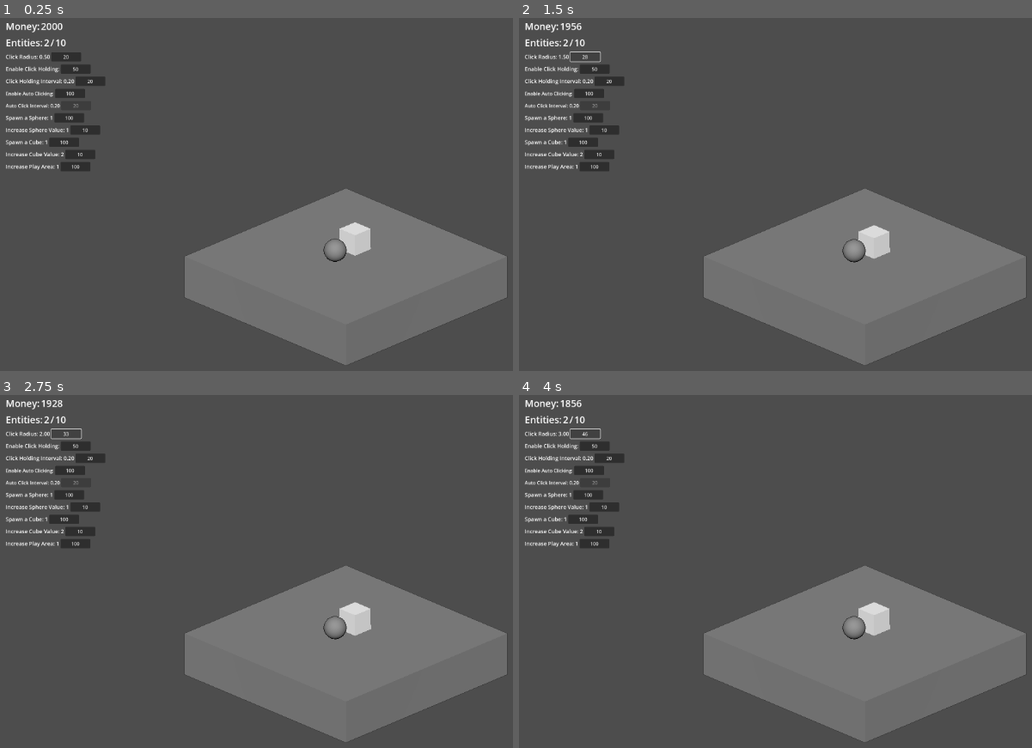
Above: before the commit, frames 1-4 (two rows, left to right).
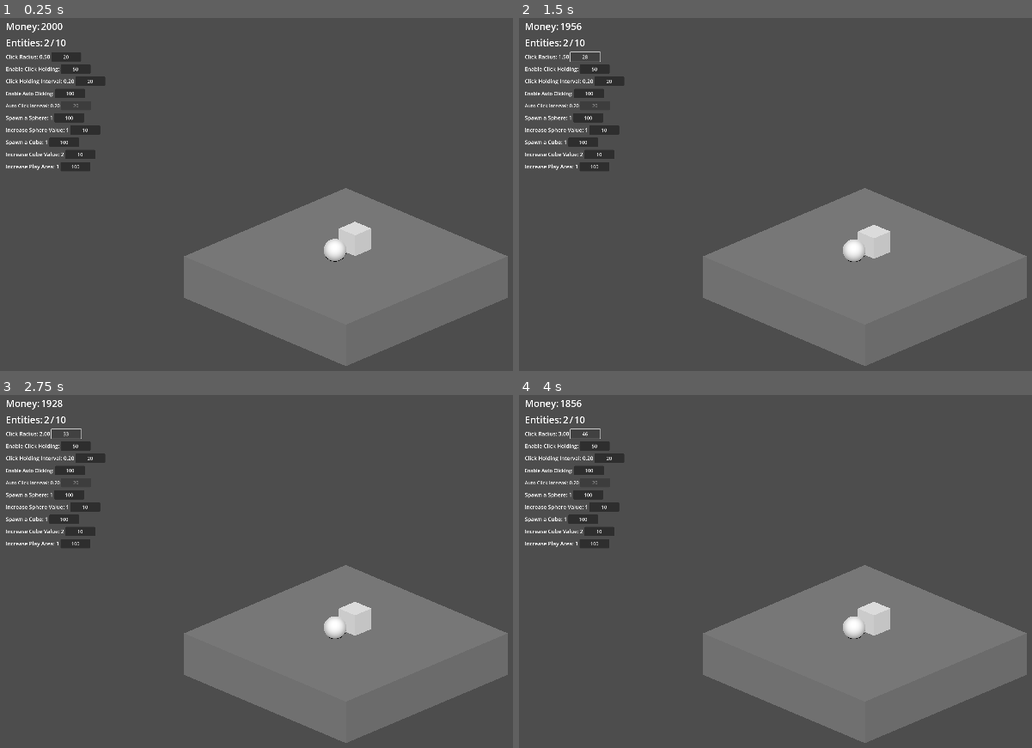
Above: after the commit, the same moments.

Repository: GabrielCirciu/pet-everything
Game: Godot game, scene res://MainScreen.tscn
Two runs of this game, one before a commit and one after it. Both use one fixed random seed, a clock stepped at 60 frames per second and the inputs below.
Inputs:
- Up to frame 1 (0.25 s): no input
- Up to frame 2 (1.5 s): click "20" at 0.5 s; click "24" at 1.25 s
- Up to frame 3 (2.75 s): click "28" at 2 s
- Up to frame 4 (4 s): click "33" at 2.75 s; click "39" at 3.5 s

The runs differ from the first frame. In frame 1, 1.2% of the frame differs, in the area x 1-99%, y 1-99%; in frame 2, 1.3%; in frame 3, 1.3%; in frame 4, 1.3%.

Commit message:
Camera zoom and pan added

Diff:
--- a/MainScreen.tscn
+++ b/MainScreen.tscn
@@ -1,25 +1,11 @@
-[gd_scene load_steps=13 format=3 uid="uid://bh7vlix0x2cxc"]
+[gd_scene load_steps=10 format=3 uid="uid://bh7vlix0x2cxc"]
 
 [ext_resource type="Script" uid="uid://ke11qpxkuxhb" path="res://scripts/game_manager.gd" id="1_2u4vx"]
-[ext_resource type="Shader" uid="uid://c81dduwigv7us" path="res://shaders/edge_detection.gdshader" id="1_b26h7"]
 [ext_resource type="Script" uid="uid://cbwem7ro7q515" path="res://scripts/click_manager.gd" id="3_click_manager"]
 [ext_resource type="PackedScene" uid="uid://w6tsy7wijstg" path="res://scenes/clickable_cube.tscn" id="4_7pmop"]
 [ext_resource type="PackedScene" uid="uid://dq0qrrxsaxj6j" path="res://scenes/clickable_sphere.tscn" id="4_453mu"]
 [ext_resource type="Script" uid="uid://banudf2ijx7mn" path="res://scripts/ui_manager.gd" id="4_ui_manager"]
 
-[sub_resource type="QuadMesh" id="QuadMesh_7pmop"]
-flip_faces = true
-size = Vector2(2, 2)
-
-[sub_resource type="ShaderMaterial" id="ShaderMaterial_a8wb5"]
-render_priority = 0
-shader = ExtResource("1_b26h7")
-shader_parameter/lightIntensity = 0.1
-shader_parameter/lineAlpha = 1.0
-shader_parameter/useLighting = true
-shader_parameter/lineHighlight = 0.5
-shader_parameter/lineShadow = 1.0
-
 [sub_resource type="BoxShape3D" id="BoxShape3D_ih8ls"]
 size = Vector3(10, 0.001, 10)
 
@@ -35,77 +21,58 @@
 
 [node name="MainScreen" type="Node3D"]
 
-[node name="SubViewportContainer" type="SubViewportContainer" parent="."]
-texture_filter = 1
-anchors_preset = 15
-anchor_right = 1.0
-anchor_bottom = 1.0
-grow_horizontal = 2
-grow_vertical = 2
-stretch = true
-
-[node name="SubViewport" type="SubViewport" parent="SubViewportContainer"]
-handle_input_locally = false
-size = Vector2i(1152, 648)
-render_target_update_mode = 4
-
-[node name="Camera" type="Camera3D" parent="SubViewportContainer/SubViewport"]
+[node name="Entities" type="Node3D" parent="."]
+unique_name_in_owner = true
+
+[node name="Cube" parent="Entities" instance=ExtResource("4_7pmop")]
+transform = Transform3D(1, 0, 0, 0, 1, 0, 0, 0, 1, 0.597447, 0.9178, -0.0304158)
+
+[node name="Sphere" parent="Entities" instance=ExtResource("4_453mu")]
+transform = Transform3D(1, 0, 0, 0, 1, 0, 0, 0, 1, -0.669778, 0.798294, 0)
+
+[node name="Environment" type="Node3D" parent="."]
+unique_name_in_owner = true
+
+[node name="Floor" type="StaticBody3D" parent="Environment"]
+collision_mask = 0
+
+[node name="CollisionShape3D" type="CollisionShape3D" parent="Environment/Floor"]
+shape = SubResource("BoxShape3D_ih8ls")
+
+[node name="MeshInstance3D" type="MeshInstance3D" parent="Environment/Floor"]
+transform = Transform3D(1, 0, 0, 0, 1, 0, 0, 0, 1, 0, -1, 0)
+mesh = SubResource("BoxMesh_453mu")
+
+[node name="Walls-Invisible" type="StaticBody3D" parent="Environment"]
+collision_layer = 4
+collision_mask = 0
+
+[node name="Right" type="CollisionShape3D" parent="Environment/Walls-Invisible"]
+transform = Transform3D(1, 0, 0, 0, 1, 0, 0, 0, 1, 5, 5, 0)
+shape = SubResource("BoxShape3D_i8u74")
+
+[node name="Left" type="CollisionShape3D" parent="Environment/Walls-Invisible"]
+transform = Transform3D(1, 0, 0, 0, 1, 0, 0, 0, 1, -5, 5, 0)
+shape = SubResource("BoxShape3D_i8u74")
+
+[node name="Back" type="CollisionShape3D" parent="Environment/Walls-Invisible"]
+transform = Transform3D(1, 0, 0, 0, 1, 0, 0, 0, 1, 0, 5, -5)
+shape = SubResource("BoxShape3D_453mu")
+
+[node name="Front" type="CollisionShape3D" parent="Environment/Walls-Invisible"]
+transform = Transform3D(1, 0, 0, 0, 1, 0, 0, 0, 1, 0, 5, 5)
+shape = SubResource("BoxShape3D_453mu")
+
+[node name="DirectionalLight3D" type="DirectionalLight3D" parent="."]
+transform = Transform3D(0.671721, 0.47618, -0.567489, 0, 0.766044, 0.642788, 0.740805, -0.431774, 0.514568, 0, 5, 0)
+
+[node name="Camera" type="Camera3D" parent="."]
 unique_name_in_owner = true
 transform = Transform3D(0.707107, 0.298836, -0.640857, 0, 0.906308, 0.422618, 0.707107, -0.298836, 0.640857, -23.5915, 18.0606, 23.27)
 keep_aspect = 0
 projection = 1
 current = true
 size = 30.0
-
-[node name="MeshInstance3D" type="MeshInstance3D" parent="SubViewportContainer/SubViewport/Camera"]
-extra_cull_margin = 16384.0
-mesh = SubResource("QuadMesh_7pmop")
-surface_material_override/0 = SubResource("ShaderMaterial_a8wb5")
-
-[node name="Entities" type="Node3D" parent="SubViewportContainer/SubViewport"]
-unique_name_in_owner = true
-
-[node name="Cube" parent="SubViewportContainer/SubViewport/Entities" instance=ExtResource("4_7pmop")]
-transform = Transform3D(1, 0, 0, 0, 1, 0, 0, 0, 1, 0.597447, 0.9178, -0.0304158)
-
-[node name="Sphere" parent="SubViewportContainer/SubViewport/Entities" instance=ExtResource("4_453mu")]
-transform = Transform3D(1, 0, 0, 0, 1, 0, 0, 0, 1, -0.669778, 0.798294, 0)
-
-[node name="Environment" type="Node3D" parent="SubViewportContainer/SubViewport"]
-unique_name_in_owner = true
-
-[node name="Floor" type="StaticBody3D" parent="SubViewportContainer/SubViewport/Environment"]
-collision_mask = 0
-
-[node name="CollisionShape3D" type="CollisionShape3D" parent="SubViewportContainer/SubViewport/Environment/Floor"]
-shape = SubResource("BoxShape3D_ih8ls")
-
-[node name="MeshInstance3D" type="MeshInstance3D" parent="SubViewportContainer/SubViewport/Environment/Floor"]
-transform = Transform3D(1, 0, 0, 0, 1, 0, 0, 0, 1, 0, -1, 0)
-mesh = SubResource("BoxMesh_453mu")
-
-[node name="Walls-Invisible" type="StaticBody3D" parent="SubViewportContainer/SubViewport/Environment"]
-collision_layer = 4
-collision_mask = 0
-
-[node name="Right" type="CollisionShape3D" parent="SubViewportContainer/SubViewport/Environment/Walls-Invisible"]
-transform = Transform3D(1, 0, 0, 0, 1, 0, 0, 0, 1, 5, 5, 0)
-shape = SubResource("BoxShape3D_i8u74")
-
-[node name="Left" type="CollisionShape3D" parent="SubViewportContainer/SubViewport/Environment/Walls-Invisible"]
-transform = Transform3D(1, 0, 0, 0, 1, 0, 0, 0, 1, -5, 5, 0)
-shape = SubResource("BoxShape3D_i8u74")
-
-[node name="Back" type="CollisionShape3D" parent="SubViewportContainer/SubViewport/Environment/Walls-Invisible"]
-transform = Transform3D(1, 0, 0, 0, 1, 0, 0, 0, 1, 0, 5, -5)
-shape = SubResource("BoxShape3D_453mu")
-
-[node name="Front" type="CollisionShape3D" parent="SubViewportContainer/SubViewport/Environment/Walls-Invisible"]
-transform = Transform3D(1, 0, 0, 0, 1, 0, 0, 0, 1, 0, 5, 5)
-shape = SubResource("BoxShape3D_453mu")
-
-[node name="DirectionalLight3D" type="DirectionalLight3D" parent="SubViewportContainer/SubViewport"]
-transform = Transform3D(0.671721, 0.47618, -0.567489, 0, 0.766044, 0.642788, 0.740805, -0.431774, 0.514568, 0, 5, 0)
 
 [node name="UIManager" type="Control" parent="."]
 unique_name_in_owner = true
--- a/project.godot
+++ b/project.godot
@@ -24,8 +24,23 @@
 [input]
 
 click={
-"deadzone": 0.5,
+"deadzone": 0.2,
 "events": [Object(InputEventMouseButton,"resource_local_to_scene":false,"resource_name":"","device":-1,"window_id":0,"a …(252 unchanged characters)…
+]
+}
+camera_zoom_in={
+"deadzone": 0.2,
+"events": [Object(InputEventMouseButton,"resource_local_to_scene":false,"resource_name":"","device":-1,"window_id":0,"alt_pressed":false,"shift_pressed":false,"ctrl_pressed":false,"meta_pressed":false,"button_mask":0,"position":Vector2(0, 0),"global_position":Vector2(0, 0),"factor":1.0,"button_index":4,"canceled":false,"pressed":false,"double_click":false,"script":null)
+]
+}
+camera_zoom_out={
+"deadzone": 0.2,
+"events": [Object(InputEventMouseButton,"resource_local_to_scene":false,"resource_name":"","device":-1,"window_id":0,"alt_pressed":false,"shift_pressed":false,"ctrl_pressed":false,"meta_pressed":false,"button_mask":0,"position":Vector2(0, 0),"global_position":Vector2(0, 0),"factor":1.0,"button_index":5,"canceled":false,"pressed":false,"double_click":false,"script":null)
+]
+}
+camera_pan={
+"deadzone": 0.2,
+"events": [Object(InputEventMouseButton,"resource_local_to_scene":false,"resource_name":"","device":-1,"window_id":0,"alt_pressed":false,"shift_pressed":false,"ctrl_pressed":false,"meta_pressed":false,"button_mask":0,"position":Vector2(0, 0),"global_position":Vector2(0, 0),"factor":1.0,"button_index":2,"canceled":false,"pressed":false,"double_click":false,"script":null)
 ]
 }
 
--- a/scenes/clickable_sphere.tscn
+++ b/scenes/clickable_sphere.tscn
@@ -1,8 +1,11 @@
-[gd_scene load_steps=3 format=3 uid="uid://dq0qrrxsaxj6j"]
+[gd_scene load_steps=4 format=3 uid="uid://dq0qrrxsaxj6j"]
 
 [sub_resource type="SphereShape3D" id="SphereShape3D_2exvu"]
 
+[sub_resource type="StandardMaterial3D" id="StandardMaterial3D_2exvu"]
+
 [sub_resource type="SphereMesh" id="SphereMesh_euydn"]
+material = SubResource("StandardMaterial3D_2exvu")
 
 [node name="Sphere" type="RigidBody3D" groups=["spawned_entities", "sphere"]]
 collision_layer = 2
--- a/scripts/game_manager.gd
+++ b/scripts/game_manager.gd
@@ -26,6 +26,21 @@
 	environment = $%Environment
 	camera = $%Camera
 	print("Game initialized")
+
+
+func _input(event):
+	# Handle zoom input
+	if event.is_action_pressed("camera_zoom_in"):
+		camera.size -= 1.0
+	elif event.is_action_pressed("camera_zoom_out"):
+		camera.size += 1.0
+	# Handle camera panning with rebindable button
+	elif event is InputEventMouseMotion and Input.is_action_pressed("camera_pan"):
+		var right = camera.global_transform.basis.x
+		var up = camera.global_transform.basis.y
+		var move_speed = camera.size / 1000
+		camera.position -= right * event.relative.x * move_speed
+		camera.position += up * event.relative.y * move_speed
 
 
 func spawn_new_entity(entity_type):
Not shown, changed: shaders/edge_detection.gdshader.uid
